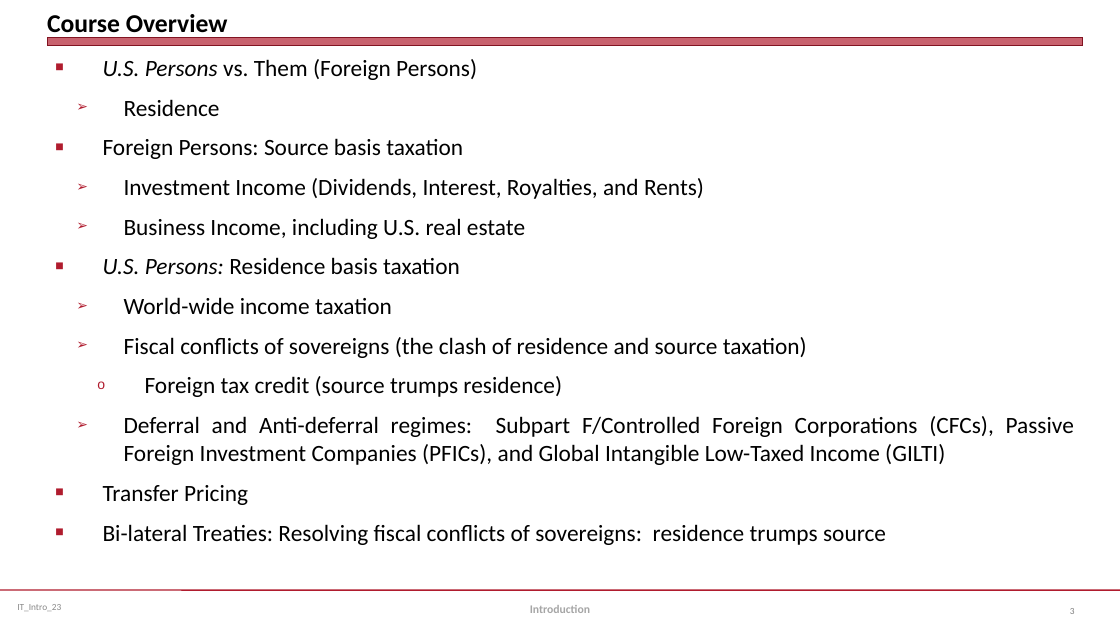
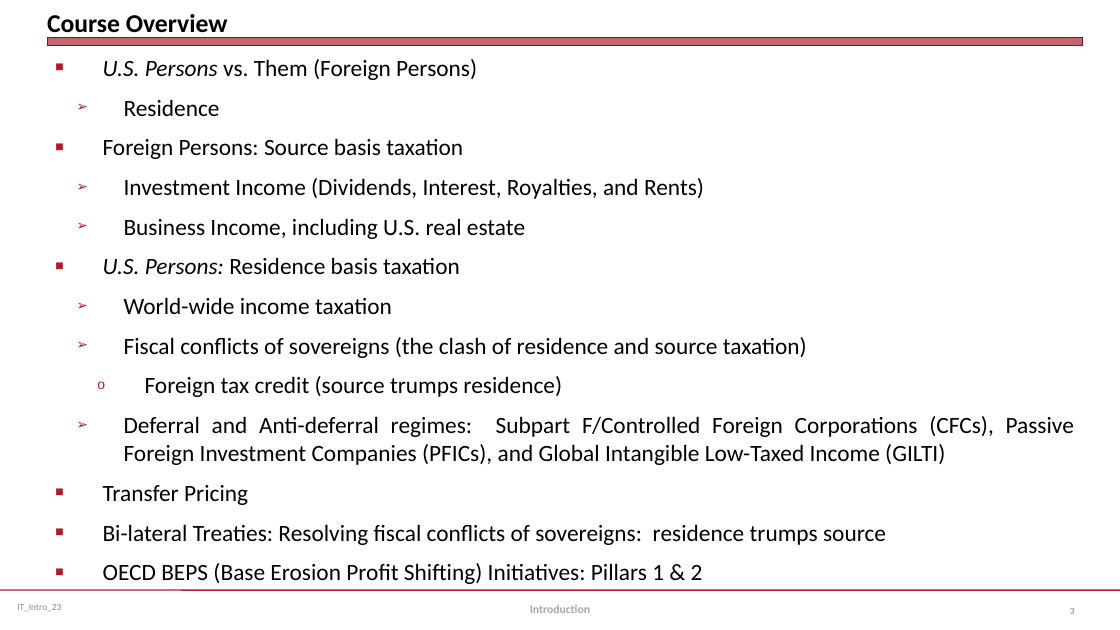
Before and after one commit to jmc877/International-Tax, a slide deck: slide 3 of slides/IT_Intro_23.pptx. Drawn at 1120x630 pixels with LibreOffice and Linux fonts; fonts in the diff are those of the drawing. Boxes give left, top, right and bottom in pixels: in the first picture for what was removed or moved away, otherwise in the second. Text is boxed around its words. In the diff, an @@ line names an element or a change of style, - is before the commit and + after.

```diff
--- a/slides/IT_Intro_23.pptx
+++ b/slides/IT_Intro_23.pptx
@@ text at (103,563,703,584): paragraph added @@
+■ OECD BEPS (Base Erosion Profit Shifting) Initiatives: Pillars 1 & 2
```
Also in this commit, not shown: 3 other slides changed, 2 other files.
